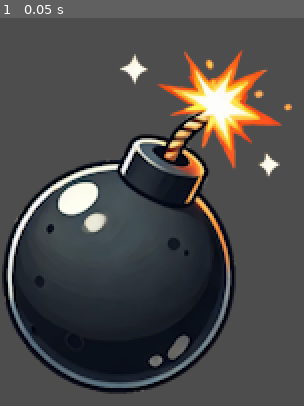
Above: before the commit, frame 1.
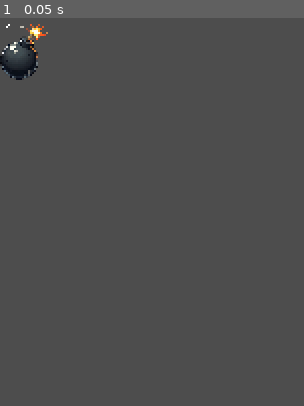
Above: after the commit, the same moment.

Repository: gilad905/elevator-boy
Game: Godot game, scene res://scenes/bomb.tscn
Same seed, same stepped clock (60 frames per second), same inputs: the game is played once before the commit and once after it. This scene is started directly instead of the project's main scene.
Inputs:
- Up to frame 1 (0.05 s): no input

The runs differ from the first frame. In frame 1, 37% of the frame differs, in the area x 0-97%, y 1-97%.

Commit message:
/scripts/ restructure

Diff:
--- a/scenes/bomb.tscn
+++ b/scenes/bomb.tscn
@@ -1,8 +1,9 @@
-[gd_scene load_steps=5 format=3 uid="uid://si0khjik0hvk"]
+[gd_scene load_steps=6 format=3 uid="uid://si0khjik0hvk"]
 
 [ext_resource type="Texture2D" uid="uid://bo30jf7ixkavv" path="res://assets/bomb/bomb-frame-1.png" id="1_xgejo"]
 [ext_resource type="Texture2D" uid="uid://dovr1j3ec3pvk" path="res://assets/bomb/bomb-frame-2.png" id="2_jywqw"]
 [ext_resource type="Texture2D" uid="uid://drkvf5ak8kr0k" path="res://assets/bomb/bomb-frame-3.png" id="3_yhs7q"]
+[ext_resource type="Script" path="res://scripts/npc/bomb.gd" id="4_5gqwg"]
 
 [sub_resource type="SpriteFrames" id="SpriteFrames_xusqm"]
 animations = [{
@@ -22,5 +23,7 @@
 }]
 
 [node name="Bomb" type="AnimatedSprite2D"]
+scale = Vector2(0.163636, 0.163636)
 sprite_frames = SubResource("SpriteFrames_xusqm")
 centered = false
+script = ExtResource("4_5gqwg")
--- a/scenes/floor.tscn
+++ b/scenes/floor.tscn
@@ -1,6 +1,6 @@
 [gd_scene load_steps=8 format=3 uid="uid://6ump4l8coktj"]
 
-[ext_resource type="Script" path="res://scripts/floor.gd" id="1_f8nr8"]
+[ext_resource type="Script" path="res://scripts/room/floor.gd" id="1_f8nr8"]
 [ext_resource type="PackedScene" uid="uid://cx6ocur83tfii" path="res://scenes/framed_polygon.tscn" id="2_5a3d7"]
 [ext_resource type="Texture2D" uid="uid://c8bbqyil75fw2" path="res://assets/floor_num.png" id="3_grp4n"]
 
--- a/scenes/main.tscn
+++ b/scenes/main.tscn
@@ -7,7 +7,7 @@
 [ext_resource type="Script" path="res://scripts/floors.gd" id="2_pfc4s"]
 [ext_resource type="Script" path="res://scripts/door.gd" id="3_3jsbd"]
 [ext_resource type="Script" path="res://scripts/persons.gd" id="3_ag5il"]
-[ext_resource type="Script" path="res://scripts/elevator.gd" id="4_iffau"]
+[ext_resource type="Script" path="res://scripts/room/elevator.gd" id="4_iffau"]
 [ext_resource type="Texture2D" uid="uid://b4e56rixu0o0y" path="res://assets/patterns/attic.png" id="4_q54io"]
 [ext_resource type="PackedScene" uid="uid://cx6ocur83tfii" path="res://scenes/framed_polygon.tscn" id="7_ccv1v"]
 [ext_resource type="Script" path="res://scripts/elevator_mover.gd" id="7_jwpgg"]
--- a/scenes/person.tscn
+++ b/scenes/person.tscn
@@ -1,6 +1,6 @@
 [gd_scene load_steps=8 format=3 uid="uid://cvr2vq3jarlk6"]
 
-[ext_resource type="Script" path="res://scripts/person.gd" id="1_x0uka"]
+[ext_resource type="Script" path="res://scripts/npc/person.gd" id="1_x0uka"]
 [ext_resource type="Texture2D" uid="uid://ctm7u0g2asr5e" path="res://assets/emojis/angry_1.png" id="2_n5ofk"]
 [ext_resource type="Texture2D" uid="uid://2mn5452lkrlp" path="res://assets/emojis/angry_2.png" id="3_oa4a5"]
 [ext_resource type="Texture2D" uid="uid://d3nwxoaqa8m7h" path="res://assets/emojis/angry_3.png" id="4_mgaqt"]
--- /dev/null
+++ b/scripts/npc/bomb.gd
@@ -0,0 +1 @@
+extends "class_npc.gd"
--- a/scripts/person.gd
+++ b/scripts/npc/person.gd
@@ -1,4 +1,4 @@
-extends "res://scripts/classes/class_npc.gd"
+extends "class_npc.gd"
 
 const angry_result = preload("res://scenes/angry_result.tscn")
 
--- a/scripts/elevator.gd
+++ b/scripts/room/elevator.gd
@@ -1,4 +1,4 @@
-extends "res://scripts/classes/class_room.gd"
+extends "class_room.gd"
 
 const MOVING: int = -1
 var current_floor_num: int = MOVING
--- a/scripts/floor.gd
+++ b/scripts/room/floor.gd
@@ -1,4 +1,4 @@
-extends "res://scripts/classes/class_room.gd"
+extends "class_room.gd"
 
 var door: Node2D
 var right_edge: int
Renamed: scripts/classes/class_npc.gd -> scripts/npc/class_npc.gd
Renamed: scripts/classes/class_room.gd -> scripts/room/class_room.gd
